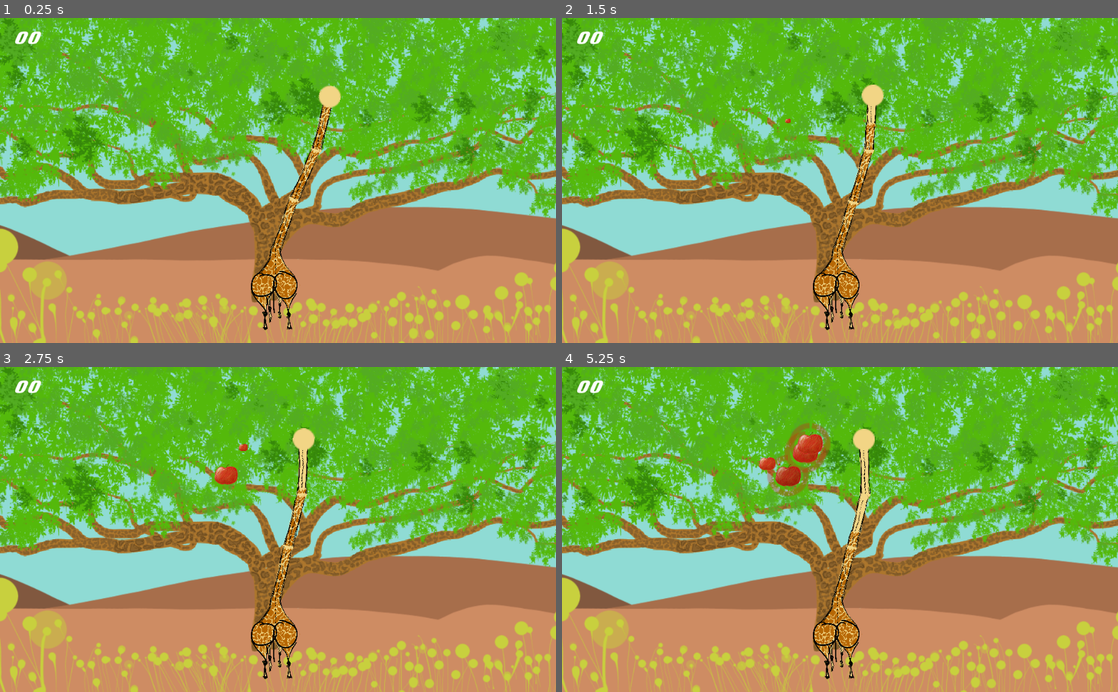
Above: before the commit, frames 1-4 (two rows, left to right).
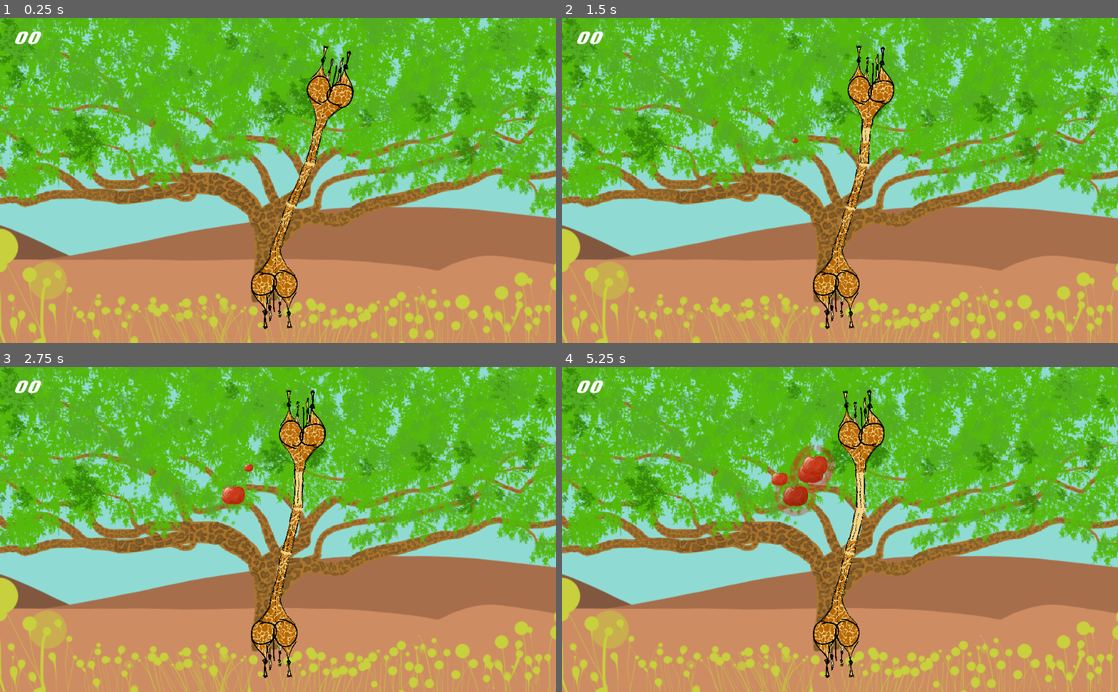
Above: after the commit, the same moments.

Repository: AnJ95/tectonicGiraffe
Game: Godot game, scene res://main/Main.tscn
Same seed, same stepped clock (60 frames per second), same inputs: the game is played once before the commit and once after it.
Inputs:
- Up to frame 1 (0.25 s): no input
- Up to frame 2 (1.5 s): tap W (key_0) at 0.6 s; tap A (key_1) at 1.35 s
- Up to frame 3 (2.75 s): tap D (key_2) at 2.1 s
- Up to frame 4 (5.25 s): tap one key every 0.75 s from 2.85 s: S (key_3) W (key_0) A (key_1) D (key_2)

The runs differ from the first frame. In frame 1, 2.4% of the frame differs, in the area x 45-64%, y 8-97%; in frame 2, 2.5%; in frame 3, 2.9%; in frame 4, 4.5%, in the area x 35-58%, y 6-97%.

Commit message:
Added additional death animation

Diff:
--- a/main/Main.tscn
+++ b/main/Main.tscn
@@ -41,7 +41,7 @@
 texture = ExtResource( 6 )
 
 [node name="Giraffe" parent="." instance=ExtResource( 2 )]
-position = Vector2( 510, 363.734 )
+position = Vector2( 510, 423.281 )
 
 [node name="Timer" type="Timer" parent="."]
 autostart = true
--- a/neck/Giraffe.gd
+++ b/neck/Giraffe.gd
@@ -6,6 +6,8 @@
 onready var SegClass = preload("res://neck/Seg.gd")
 
 onready var tweenHealth = $TweenHealth
+onready var tweenMovement = $TweenMovement
+
 onready var head = $Neck/Head
 onready var criticalHealth = $CriticalHealth
 
@@ -87,6 +89,9 @@
         $DeathPlayer.play()
         criticalHealth.stop()
 
+        tweenMovement.interpolate_property(self, "rotation", 0, PI/2, 0.3, Tween.TRANS_BOUNCE, Tween.EASE_OUT)
+        tweenMovement.start()
+
     dead = true
 
 func set_health(new_health):
--- a/neck/Giraffe.tscn
+++ b/neck/Giraffe.tscn
@@ -10,11 +10,12 @@
 script = ExtResource( 1 )
 
 [node name="Neck" type="Node2D" parent="."]
+position = Vector2( 0, -61.826 )
 
 [node name="Head" parent="Neck" instance=ExtResource( 2 )]
 
 [node name="giraffe" type="Sprite" parent="."]
-position = Vector2( -2.59024, 15.1436 )
+position = Vector2( -2.59024, -45.507 )
 scale = Vector2( 0.052, 0.052 )
 texture = ExtResource( 3 )
 
@@ -28,3 +29,5 @@
 stream = ExtResource( 5 )
 volume_db = -80.0
 autoplay = true
+
+[node name="TweenMovement" type="Tween" parent="."]
--- a/neck/Head.tscn
+++ b/neck/Head.tscn
@@ -1,7 +1,8 @@
-[gd_scene load_steps=4 format=2]
+[gd_scene load_steps=5 format=2]
 
 [ext_resource path="res://assets/sprites/circle.png" type="Texture" id=1]
 [ext_resource path="res://neck/Head.gd" type="Script" id=2]
+[ext_resource path="res://assets/sprites/giraffe.png" type="Texture" id=3]
 
 [sub_resource type="CircleShape2D" id=1]
 
@@ -11,10 +12,18 @@
 script = ExtResource( 2 )
 
 [node name="circle" type="Sprite" parent="."]
+visible = false
 modulate = Color( 0.952941, 0.839216, 0.52549, 1 )
 texture = ExtResource( 1 )
 
+[node name="giraffe" type="Sprite" parent="."]
+position = Vector2( 3.01571, -7.72617 )
+rotation = -3.14159
+scale = Vector2( 0.052, 0.052 )
+texture = ExtResource( 3 )
+
 [node name="Area2D" type="Area2D" parent="."]
+scale = Vector2( 0.2, 0.2 )
 
 [node name="CollisionShape2D" type="CollisionShape2D" parent="Area2D"]
 shape = SubResource( 1 )
--- a/neck/Seg.gd
+++ b/neck/Seg.gd
@@ -14,8 +14,8 @@
 export(float) var angle_delta_left = 0.0
 export(float) var angle_delta_right = 0.0
 
-export(float) var min_length = 50
-export(float) var max_length = 50
+export(float) var min_length = 42
+export(float) var max_length = 42
 export(float) var extend_contract_speed = 20
 
 export(float) var angle_wiggle_left = 0.0
@@ -23,7 +23,7 @@
 export(float) var wiggle_period = 1.0
 
 export(float) var width = 10
-export(float) var length_initial = 50
+export(float) var length_initial = 42
 
 
 
